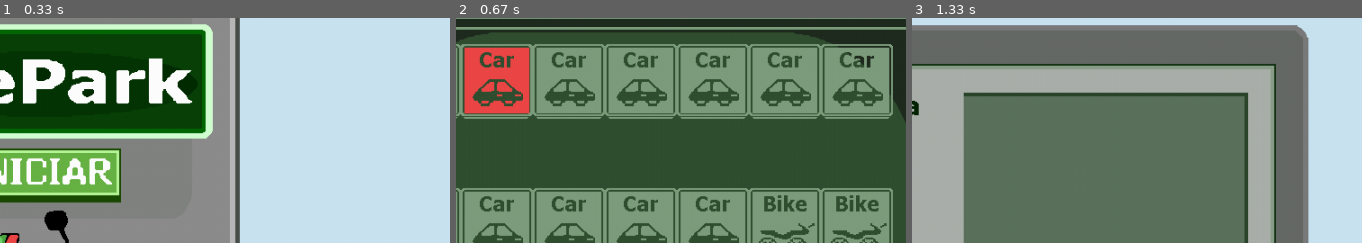
Above: before the commit, frames 1-3 (left to right).
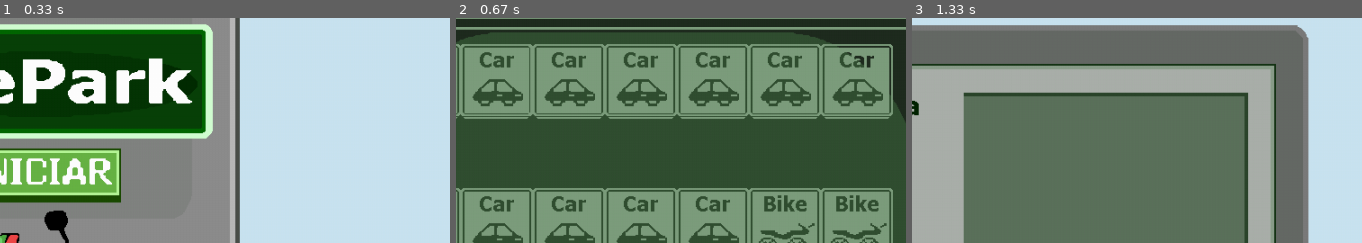
Above: after the commit, the same moments.

Repository: JDBorjaC/Parqueadero-EDD
Game: pygame game, started from main/window.py
The game is run twice, just before and just after one commit, with the same random seed, the same clock (stepped at 60 frames per second) and the same inputs.
Inputs (mouse positions are % of the whole screen's width and height, from its top left):
- Up to frame 1 (0.33 s): no input
- Up to frame 2 (0.67 s): click (50, 35) at 0.38 s
- Up to frame 3 (1.33 s): click (95, 92) at 0.72 s; click (30, 46) at 1.05 s
The pictures show only the part of the screen within x 46-96%, y 0-50%; the shares and areas given below are measured in that part.

Frame 1 is identical in both runs. In frame 2, 3.6% of the frame differs, in the area x 1-17%, y 12-43%; in frame 3, nothing differs.

Commit message:
fixed up deleting cars and stuff

Diff:
--- a/main/core/listas/ListaEnSimple.py
+++ b/main/core/listas/ListaEnSimple.py
@@ -35,7 +35,7 @@
         temporal = self.head
 
         #Mientras que se esté analizando un elemento (truncado)
-        while temporal.next and not temporal.next.data.equals(key):
+        while temporal.next and not temporal.next.data.keyEquals(key):
           #Si no es el elemento que se busca, se sigue
           temporal = temporal.next
 
--- a/main/core/parqueadero/Parqueadero.py
+++ b/main/core/parqueadero/Parqueadero.py
@@ -33,7 +33,7 @@
         position = self.getFloor(floorNumber).getSlotByName(positionName)
         placa = position.getVehicle().getPlaca()
         self.horasIngreso.delete(placa)
-        self.vehicles.delete(position.getVehicle())
+        self.vehicles.delete(placa)
         position.clearSlot()
         return self.checkout(placa, hora_ingreso,hora_salida)
 
--- a/main/window.py
+++ b/main/window.py
@@ -102,8 +102,6 @@
 tab3.append(tab3bg)
 
 
-parqueadero.addVehicle(0, "A2", Vehiculo("MXN569", TipoVehiculo.car, "A2"), "ALGUNAHORAAHÍ")
-
 #ir celda por celda y revisar si el lote está ocupado
 #dependiendo de eso, sacar un PixelArray del carLotImg, usar PixelArray.replace() para
 #reemplazar el color default de magenta con el que viene la imagen al color correspondiente
@@ -256,6 +254,7 @@
                     parqueadero.addVehicle(floor, currentSlot, placa, datetime.datetime.now())
 
             renderLotButtons(floor, row)
+
             for key, textinput in tab2inputs.items():
                 if key != 'response':
                     textinput.draw(screen, surface)
@@ -273,13 +272,17 @@
                 tab -= 1
 
             if searchByCarBtn.draw():
-                placa = tab3inputs['placa'].getText()
-                if len(placa) != 6:
+
+                try:
+                    placa = tab3inputs['placa'].getText()
+                    if len(placa) != 6:
+                        tab3inputs['placa'].setText("Placa inválida.")
+                    elif not (placa[:3].isalpha() and placa[3:].isdigit()):
+                        tab3inputs['placa'].setText('La placa ingresada no es válida')
+                    else:
+                        carList = [str(parqueadero.getVehicle(placa)), str(parqueadero.getVehicle(placa).getPos())]
+                except:
                     tab3inputs['placa'].setText("Placa inválida.")
-                elif not (placa[:3].isalpha() and placa[3:].isdigit()):
-                    tab3inputs['placa'].setText('La placa ingresada no es válida')
-                else:
-                    carList = [str(parqueadero.getVehicle(placa)), str(parqueadero.getVehicle(placa).getPos())]
 
 
 
